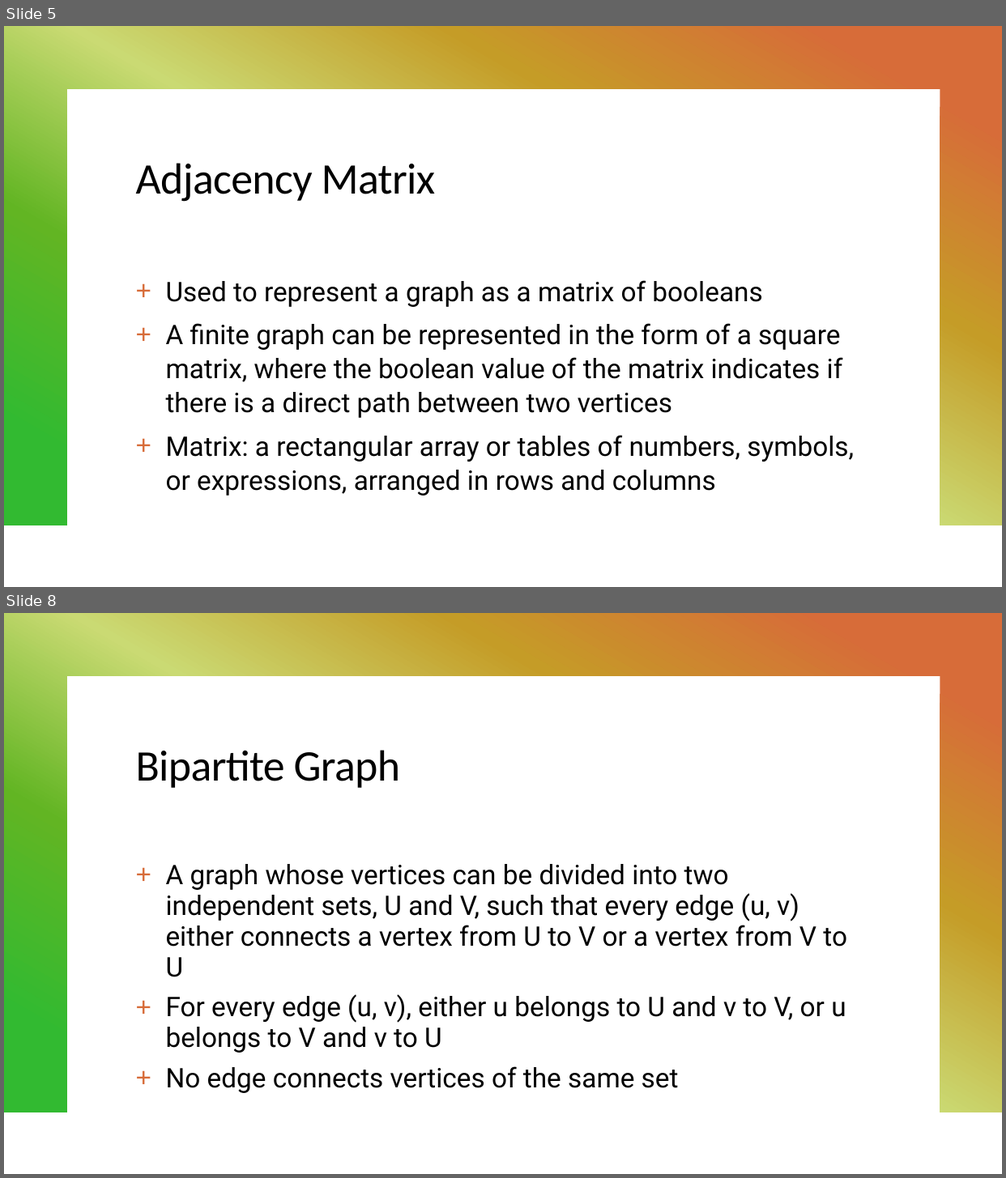
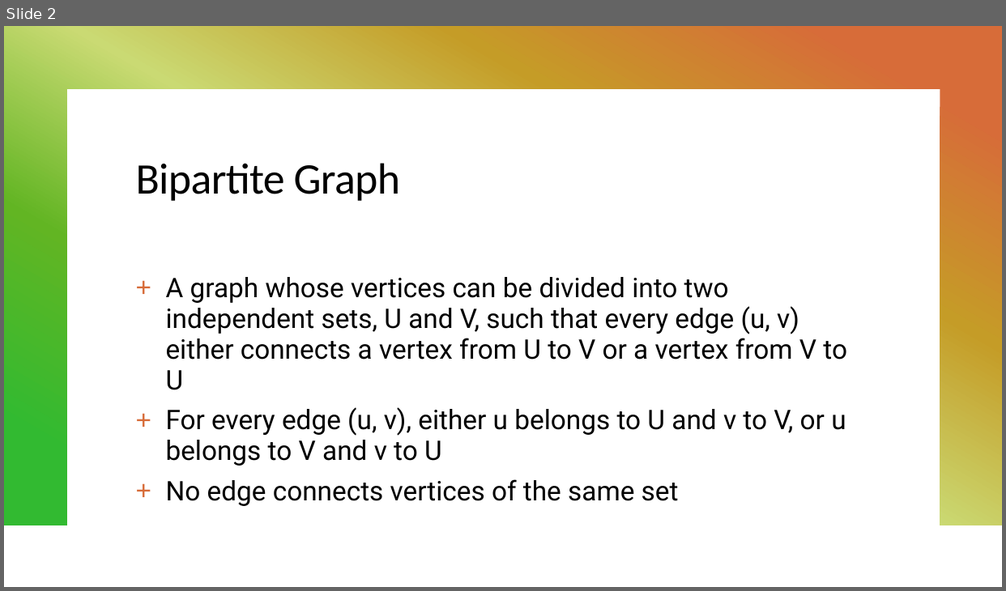
Before and after one commit to KarinaSang/Teaching, a slide deck: CCC_Senior/Week3/Week3.pptx. Shown one above the other, each under a label of ours: slides 5 and 8 before the commit, slide 2 after it; the slides between them are not shown. The pictures are 1006x1178 and 1006x591 pixels, drawn with LibreOffice and Linux fonts; fonts in the diff are those of the drawing. Boxes give left, top, right and bottom in pixels: in the first picture for what was removed or moved away, otherwise in the second. Text is boxed around its words. In the diff, an @@ line names an element or a change of style, - is before the commit and + after.

```diff
--- a/CCC_Senior/Week3/Week3.pptx
+++ b/CCC_Senior/Week3/Week3.pptx
@@ slide 5 removed at (x1=4, y1=26, x2=1002, y2=587), background #FFFFFF; not listed: 1 template element that a slide beside it also shows @@
@@ title removed at (x1=136, y1=163, x2=436, y2=202) @@
-Adjacency Matrix
@@ text removed at (x1=166, y1=280, x2=854, y2=496) @@
-+ Used to represent a graph as a matrix of booleans
-+ A finite graph can be represented in the form of a square matrix, where the boolean value of the matrix indicates if there is a direct path between two vertices
-+ Matrix: a rectangular array or tables of numbers, symbols, or expressions, arranged in rows and columns
@@ what was slide 8 is now slide 2 @@
```
Also in this commit, not shown: 5 other slides removed, 4 other files.
